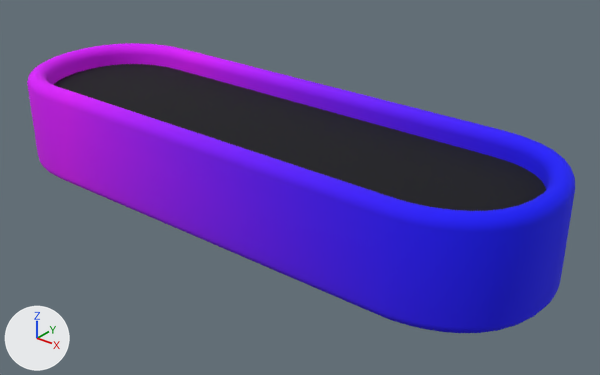
Before and after pictures for a commit that changed the COLLADA model Breakout/3DAssets/Paddle/10/Paddle-10.dae.
Before and after are seen from a 50 mm camera at (0.24, -0.272, 0.159) aimed at (0.017, 0.006, -0.013). Every picture has the same lights, and +X, +Y and +Z are marked at lower left.

Script lines for the objects in view, before the commit:
```python
me_paddle = bpy.data.meshes.new('Paddle')
me_paddle.from_pydata(...)  # 1700 vertices, 3396 faces; spans x -0.146..0.146, y -0.047..0.047, z -0.025..0.025
# faces by material slot: [2200, 1196]
me_paddle.materials.append(mat_paddle_10)  # picture img_paddle_10_png
me_paddle.materials.append(mat_paddle_10core)  # black #000109
ob_paddle = bpy.data.objects.new('Paddle', me_paddle)
ob_paddle.location = (0.0, 0.0, 0.0)
```
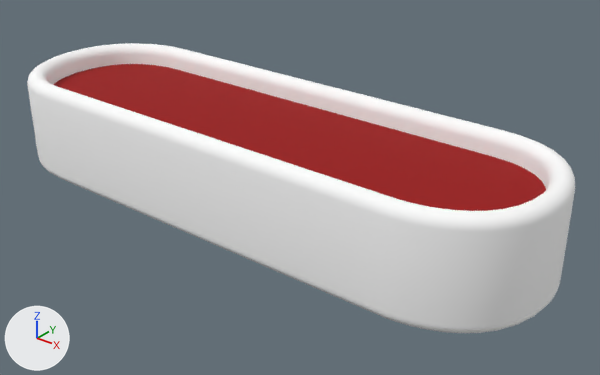
The newer file is also rescaled (x1.037) as a whole; pictures and numbers use the older file's frame.

Patch to the scene script:
```diff
--- a/Breakout/3DAssets/Paddle/10/Paddle-10.dae.py
+++ b/Breakout/3DAssets/Paddle/10/Paddle-10.dae.py
@@ mat_paddle_4 @@
+mat_paddle_4 = principled_material('Paddle-4')
+mat_paddle_4.base_color = (1.0, 1.0, 1.0)  # white #ffffff
+mat_paddle_4.roughness = 0.9
@@ mat_paddle_4core @@
+mat_paddle_4core = principled_material('Paddle-4Core')
+mat_paddle_4core.base_color = (0.323, 0.0, 0.0)  # red #9a0000
+mat_paddle_4core.roughness = 0.9
@@ me_paddle @@
 me_paddle.from_pydata(...)  # 1700 vertices, 3396 faces; spans x -0.146..0.146, y -0.047..0.047, z -0.025..0.025
 # used by ob_paddle; location = (0.0, 0.0, 0.0)
-me_paddle.materials.append(mat_paddle_10)  # picture img_paddle_10_png
+# me_paddle part 1: all 1196 faces that had it switch from mat_paddle_10core (black #000109) to mat_paddle_4core (red #9a0000)
+# me_paddle part 2: texture (UV) coordinates of 2200 of 3396 faces, centred in x -0.146..0.146, y -0.047..0.047, z -0.025..0.025, changed; they spanned u 0.0..1.0, v 0.02..0.98 and now span u 0.0..1.0, v 0.0..1.0
+me_paddle.materials.append(mat_paddle_4)  # white #ffffff
```

Location of each change, (x1, y1, x2, y2) in pixels of the pictures (600 x 375 px):
'Paddle', recoloured, surface changed: (27, 43, 575, 333) in both
part 1 of me_paddle, recoloured (black to red): (53, 64, 546, 211) in both
part 2 of me_paddle, surface changed: (27, 43, 575, 333) in both
